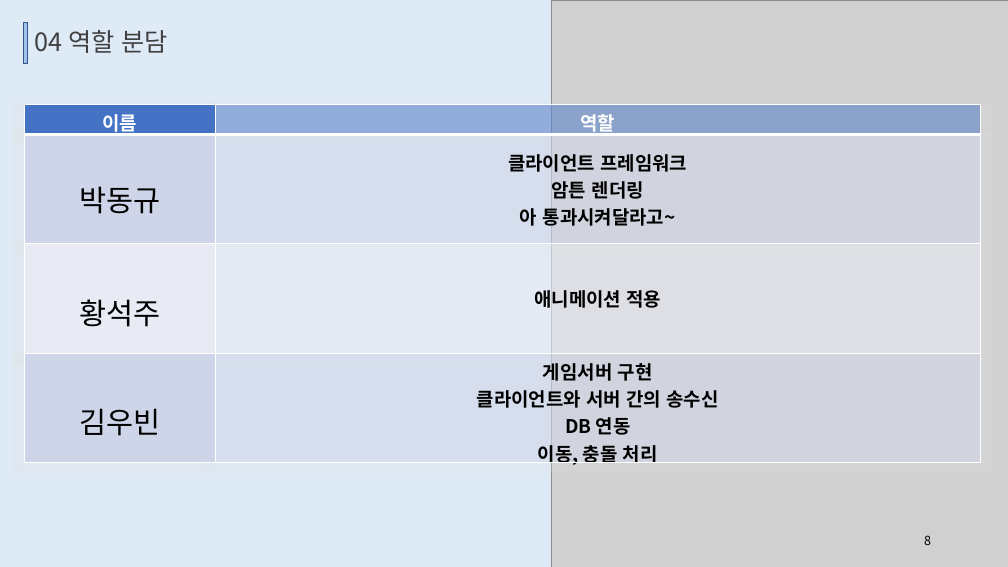
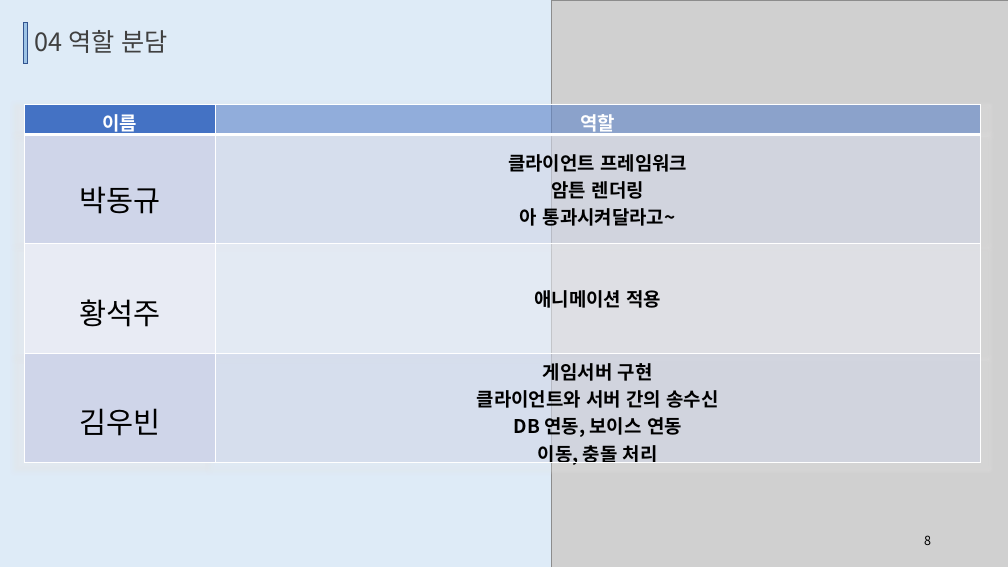
Before and after one commit to TUKoreaEscape/Graduation_Project, a slide deck: slide 8 of Graduation_Document/중간발표.pptx. Drawn at 1008x567 pixels with LibreOffice and Linux fonts; fonts in the diff are those of the drawing; grey boxes stand for pictures. Boxes give left, top, right and bottom in pixels: in the first picture for what was removed or moved away, otherwise in the second. Text is boxed around its words. In the diff, an @@ line names an element or a change of style, - is before the commit and + after.

```diff
--- a/Graduation_Document/중간발표.pptx
+++ b/Graduation_Document/중간발표.pptx
@@ table at <box>24,104,981,470</box> @@
-row 4, column 2: 게임서버 구현 / 클라이언트와 서버 간의 송수신 / DB 연동 / 이동, 충돌 처리
+row 4, column 2: 게임서버 구현 / 클라이언트와 서버 간의 송수신 / DB 연동, 보이스 연동 / 이동, 충돌 처리
```
Also in this commit, not shown: 3 other files.
